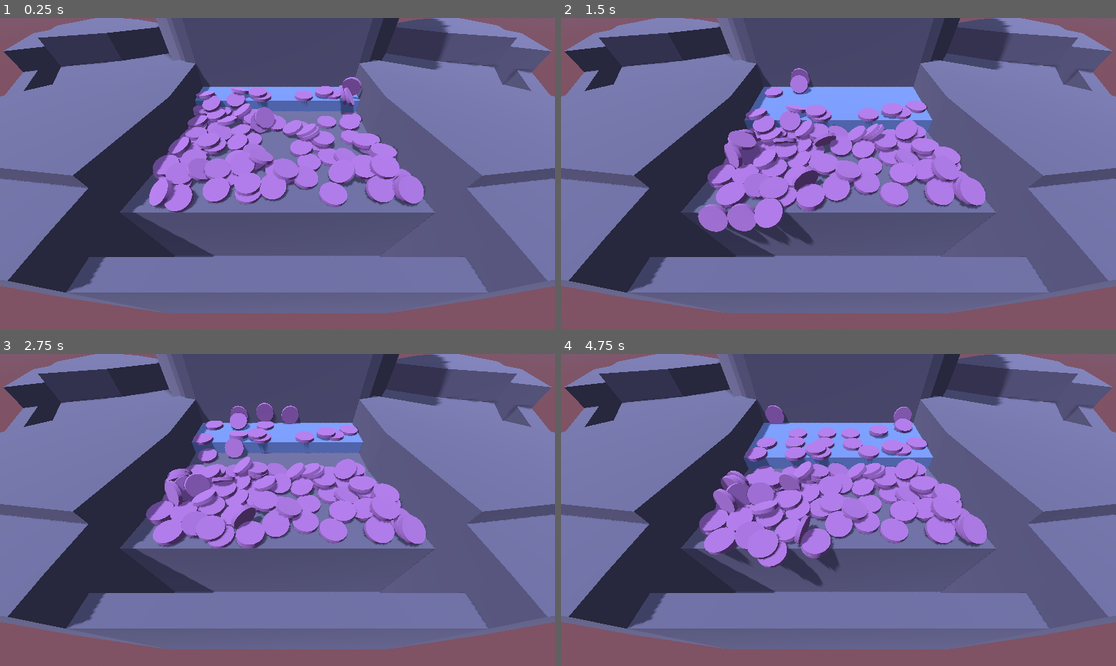
Above: before the commit, frames 1-4 (two rows, left to right).
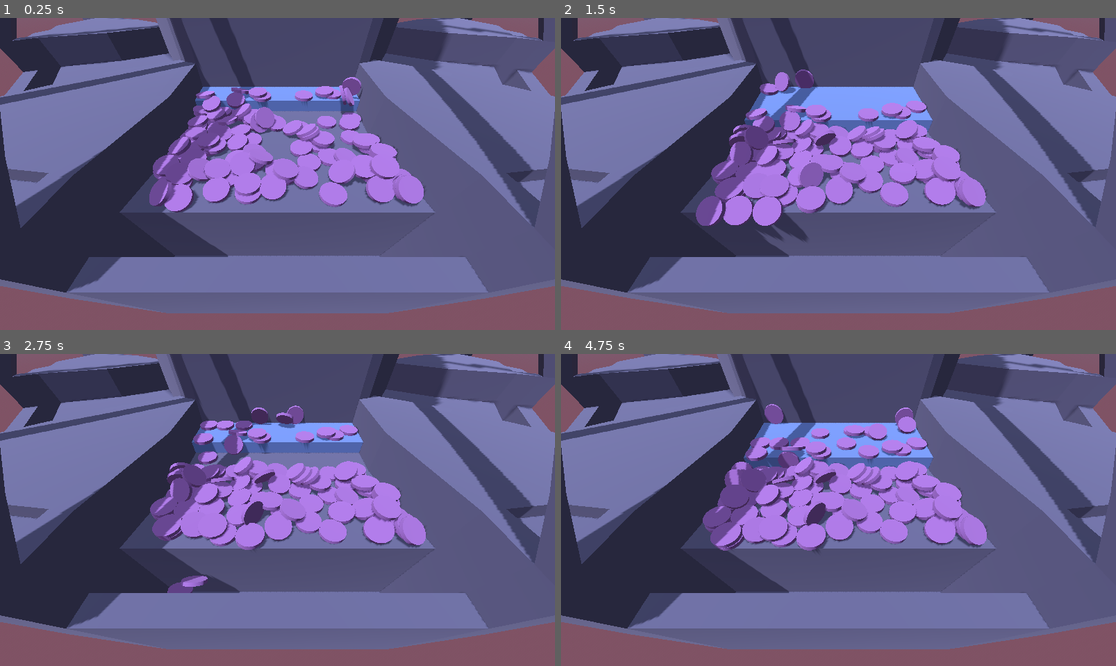
Above: after the commit, the same moments.

Repository: kennethbchen/Coin-Pusher-Game
Game: Godot game, scene res://Game.tscn
Two runs of this game, one before a commit and one after it. Both use one fixed random seed, a clock stepped at 60 frames per second and the inputs below.
Inputs (mouse positions are in pixels of both pictures, inside the frame that each line leads up to):
- Up to frame 1 (0.25 s): no input
- Up to frame 2 (1.5 s): move the mouse to (960, 158) at 0.52 s; hold 1 (game_drop_1) 0.53-1.28 s; tap 2 (game_drop_2) at 0.8, 1.35 s; move the mouse to (727, 189) at 1.27 s
- Up to frame 3 (2.75 s): tap 3 (game_drop_3) at 1.55 s; move the mouse to (333, 441) at 2.02 s; hold 3 (game_drop_3) from 2.03 s (still down); tap 4 (game_drop_4) at 2.3 s
- Up to frame 4 (4.75 s): move the mouse to (810, 572) at 2.77 s; release 3 (game_drop_3) at 2.78 s; tap 4 (game_drop_4) at 2.85 s; tap 5 (game_drop_5) at 3.05 s; move the mouse to (1005, 556) at 3.52 s; hold 5 (game_drop_5) 3.53-4.28 s; tap 6 (game_drop_6) at 3.8, 4.35 s; move the mouse to (672, 463) at 4.27 s; tap 1 (game_drop_1) at 4.55 s

The runs differ from the first frame. In frame 1, 12% of the frame differs, in the area x 0-100%, y 0-85%; in frame 2, 15%; in frame 3, 16%; in frame 4, 18%.

Commit message:
Added some jitter to dropping coins for some randomness

Diff:
--- a/Game.tscn
+++ b/Game.tscn
@@ -81,7 +81,7 @@
 script = ExtResource("3_ly35t")
 
 [node name="DropPoints" type="Node3D" parent="."]
-transform = Transform3D(1, 0, 0, 0, 1, 0, 0, 0, 1, 0, 0.491553, -9.38738)
+transform = Transform3D(1, 0, 0, 0, 1, 0, 0, 0, 1, 0, 0.491553, -9.48155)
 
 [node name="1" type="Marker3D" parent="DropPoints"]
 transform = Transform3D(1, 0, 0, 0, 1, 0, 0, 0, 1, 3.75656, 1.82104, 0)
--- a/Scenes/Token.tscn
+++ b/Scenes/Token.tscn
@@ -25,6 +25,7 @@
 continuous_cd = true
 linear_velocity = Vector3(0, -5, 0)
 script = ExtResource("1_y4slo")
+max_jitter = 3.0
 
 [node name="MeshInstance3D" type="MeshInstance3D" parent="."]
 material_override = ExtResource("1_usiua")
--- a/Scripts/Game.gd
+++ b/Scripts/Game.gd
@@ -36,30 +36,34 @@
 
 	# Is there a better way to do this?
 	if event.is_action_pressed("game_drop_1"):
-		drop_token(0)
+		drop_token(0, true)
 
 	if event.is_action_pressed("game_drop_2"):
-		drop_token(1)
+		drop_token(1, true)
 
 	if event.is_action_pressed("game_drop_3"):
-		drop_token(2)
+		drop_token(2, true)
 
 	if event.is_action_pressed("game_drop_4"):
-		drop_token(3)
+		drop_token(3, true)
 
 	if event.is_action_pressed("game_drop_5"):
-		drop_token(4)
+		drop_token(4, true)
 
 	if event.is_action_pressed("game_drop_6"):
-		drop_token(5)
+		drop_token(5, true)
 
-func drop_token(index: int) -> void:
+func drop_token(index: int, jitter:= false) -> void:
 
 	var ind = clamp(index, 0, drop_points.size() - 1)
 
-	var token = _create_token()
+	var token = _create_token() as Token
 	token.position = drop_points[ind].position
 	token.rotation.x = 90
+
+	if jitter:
+
+		token.jitter()
 
 func _physics_process(delta):
 
--- a/Scripts/Token.gd
+++ b/Scripts/Token.gd
@@ -14,6 +14,7 @@
 @export_range(1, 8) var num_box_colliders = 4
 @export_range(0.001, 10, 0.001, "or_greater") var height: float = 0.15
 @export_range(0.001, 10, 0.001, "or_greater") var radius: float = 0.5
+@export_range(0.0, 10.0, 0.001) var max_jitter = 1.0
 
 var cylinder_mesh: CylinderMesh
 
@@ -89,6 +90,9 @@
 
 	return count
 
+func jitter():
+	linear_velocity += Vector3(randf_range(-max_jitter, max_jitter), randf_range(-max_jitter, max_jitter), randf_range(-max_jitter, max_jitter))
+
 func destroy():
 	linear_damp = 10
 	mesh.scale = Vector3(1,1,1)
Binary file changed: Models/CoinPusher/CoinPusher.bin
Not shown, changed: Models/CoinPusher/CoinPusher.gltf
